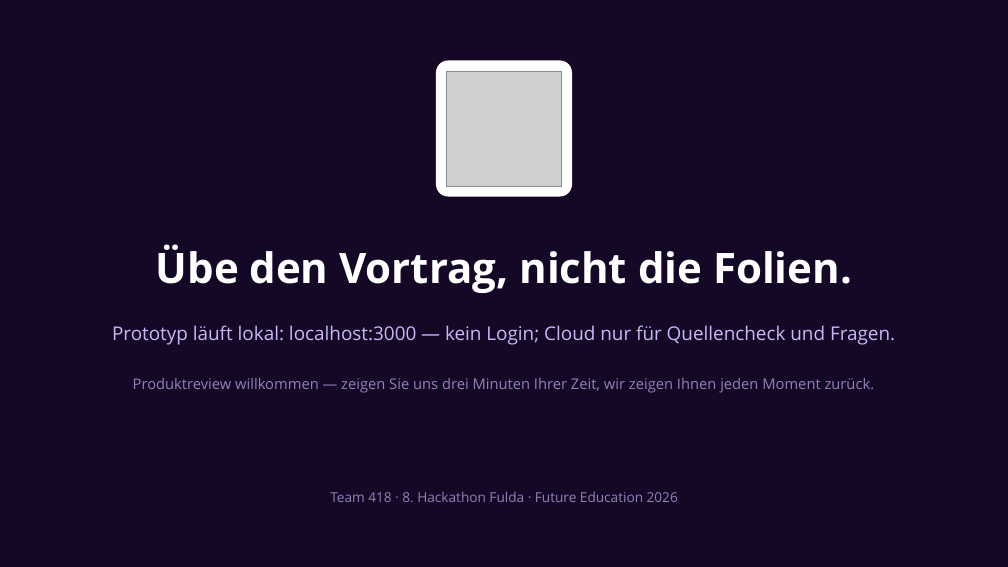
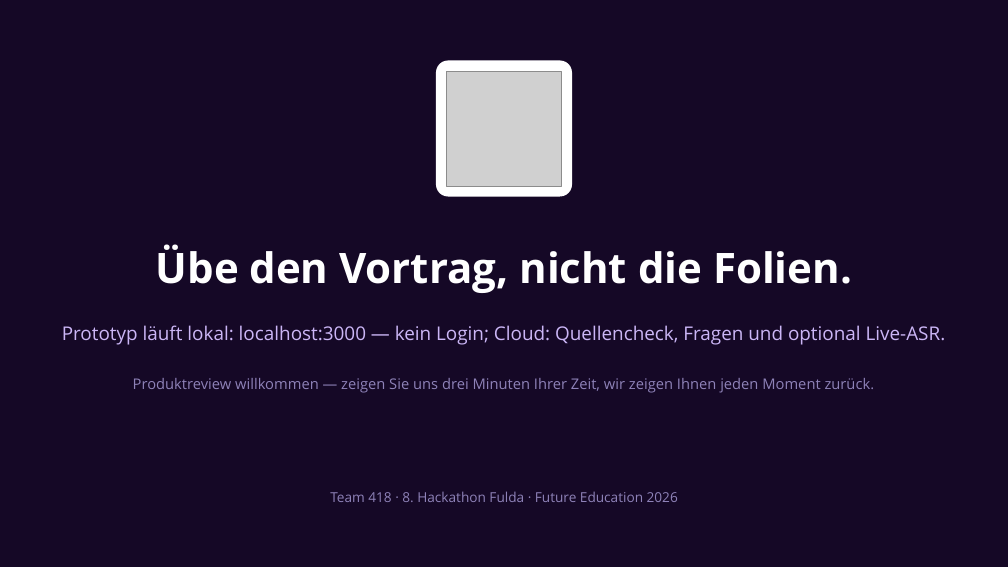
Before and after one commit to johannes3502/hackathon-fulda, a slide deck: slide 14 of pitch/PitchPractice-Pitch.pptx. Drawn at 1008x567 pixels with LibreOffice and Linux fonts; fonts in the diff are those of the drawing; grey boxes stand for pictures. Boxes give left, top, right and bottom in pixels: in the first picture for what was removed or moved away, otherwise in the second. Text is boxed around its words. In the diff, an @@ line names an element or a change of style, - is before the commit and + after.

```diff
--- a/pitch/PitchPractice-Pitch.pptx
+++ b/pitch/PitchPractice-Pitch.pptx
@@ text at (62,325,946,345): text changed @@
-Prototyp läuft lokal: localhost:3000 — kein Login; Cloud nur für Quellencheck und Fragen.
+Prototyp läuft lokal: localhost:3000 — kein Login; Cloud: Quellencheck, Fragen und optional Live-ASR.
```
Also in this commit, not shown: 2 other slides changed, 58 other files.
